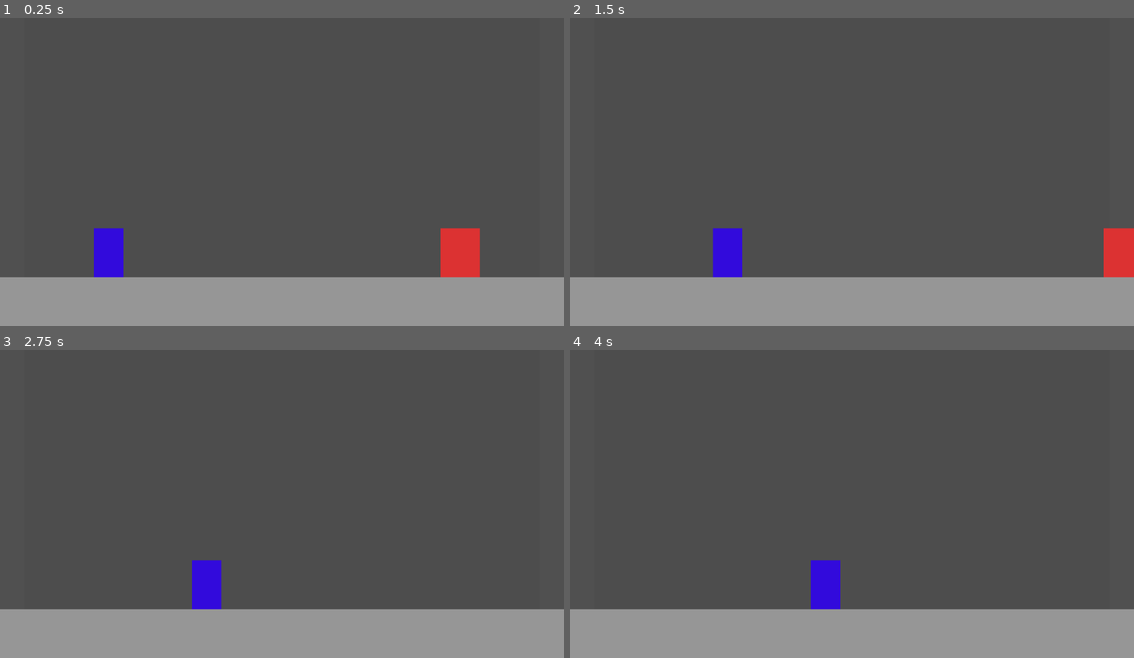
Above: before the commit, frames 1-4 (two rows, left to right).
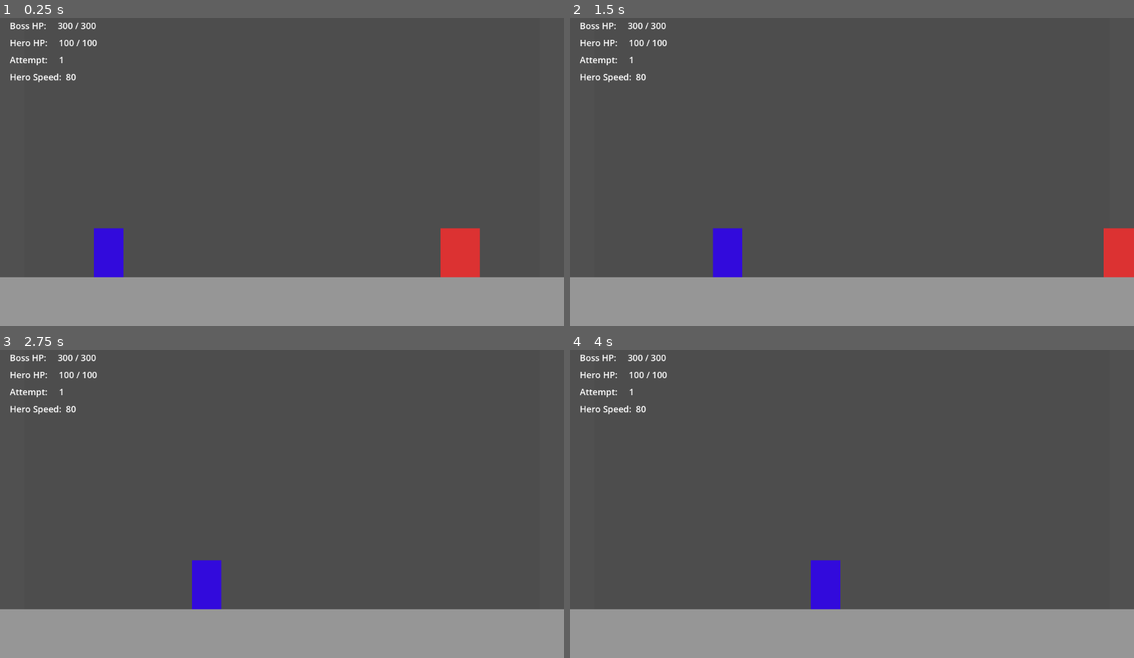
Above: after the commit, the same moments.

Repository: Mausinator08/project-anti-hero
Game: Godot game, scene res://scenes/main.tscn
Two runs of this game, one before a commit and one after it. Both use one fixed random seed, a clock stepped at 60 frames per second and the inputs below.
Inputs:
- Up to frame 1 (0.25 s): no input
- Up to frame 2 (1.5 s): hold D (move_right) from 0.53 s (still down); tap J (boss_light_attack) at 0.6, 1.35 s
- Up to frame 3 (2.75 s): release D (move_right) at 2.03 s; hold A (move_left) from 2.03 s (still down); tap J (boss_light_attack) at 2.1 s
- Up to frame 4 (4 s): release A (move_left) at 2.78 s; hold D (move_right) from 2.78 s (still down); tap J (boss_light_attack) at 2.85, 3.6 s

The runs differ from the first frame. In frame 1, 0.5% of the frame differs, in the area x 1-18%, y 1-21%; in frame 2, 0.5%; in frame 3, 0.5%; in frame 4, 0.5%.

Commit message:
phase 8 basic hud

Diff:
--- a/scenes/main.tscn
+++ b/scenes/main.tscn
@@ -105,3 +105,33 @@
 offset_right = 60.0
 offset_bottom = 70.0
 color = Color(0, 0.8627451, 1, 0.7058824)
+
+[node name="HUD" type="CanvasLayer" parent="." unique_id=755435700]
+
+[node name="BossHPLabel" type="Label" parent="HUD" unique_id=1819115607]
+offset_left = 20.0
+offset_top = 20.0
+offset_right = 320.0
+offset_bottom = 50.0
+theme_override_font_sizes/font_size = 18
+
+[node name="HeroHPLabel" type="Label" parent="HUD" unique_id=1330288796]
+offset_left = 20.0
+offset_top = 55.0
+offset_right = 320.0
+offset_bottom = 85.0
+theme_override_font_sizes/font_size = 18
+
+[node name="AttemptLabel" type="Label" parent="HUD" unique_id=87660320]
+offset_left = 20.0
+offset_top = 90.0
+offset_right = 320.0
+offset_bottom = 120.0
+theme_override_font_sizes/font_size = 18
+
+[node name="HeroSpeedLabel" type="Label" parent="HUD" unique_id=1190931110]
+offset_left = 20.0
+offset_top = 125.0
+offset_right = 320.0
+offset_bottom = 155.0
+theme_override_font_sizes/font_size = 18
--- a/scripts/GameManager.gd
+++ b/scripts/GameManager.gd
@@ -2,13 +2,29 @@
 
 var attempt_count: int = 0
 
-# Hero is a sibling of GameManager under Main
+# --- Node references ---
+# Hero and Boss are siblings of GameManager under Main
 @onready var hero = $"../Hero"
+@onready var boss = $"../Boss"
+
+# Labels live inside HUD, which is also a sibling under Main
+@onready var boss_hp_label: Label    = $"../HUD/BossHPLabel"
+@onready var hero_hp_label: Label    = $"../HUD/HeroHPLabel"
+@onready var attempt_label: Label    = $"../HUD/AttemptLabel"
+@onready var hero_speed_label: Label = $"../HUD/HeroSpeedLabel"
 
 func _ready() -> void:
-	# Subscribe to Hero's defeated signal
+	# Listen for Hero defeat
 	hero.defeated.connect(_on_hero_defeated)
-	print("GameManager ready. Attempt #1 | Speed: 80 | Max Health: 100")
+	print("GameManager ready. Hero begins attempt #1.")
+
+func _process(_delta: float) -> void:
+	# This runs every frame and keeps all four labels current
+	# No manual update calls needed anywhere else
+	boss_hp_label.text    = "Boss HP:     " + str(boss.health) + " / " + str(boss.MAX_HEALTH)
+	hero_hp_label.text    = "Hero HP:     " + str(hero.health) + " / " + str(hero.max_health)
+	attempt_label.text    = "Attempt:     " + str(attempt_count + 1)
+	hero_speed_label.text = "Hero Speed:  " + str(hero.move_speed)
 
 func _on_hero_defeated() -> void:
 	attempt_count += 1
@@ -16,13 +32,10 @@
 	respawn_hero()
 
 func respawn_hero() -> void:
-	# Wait 1 second before bringing the Hero back
 	await get_tree().create_timer(1.0).timeout
 
-	# Calculate scaled stats for this attempt
 	var new_max_health: int = 100 + (attempt_count * 10)
 	var new_move_speed: int = 80 + (attempt_count * 5)
 
-	# Pass both values into Hero's respawn function
 	hero.respawn(new_max_health, new_move_speed)
 	print("Attempt #", attempt_count + 1, " | Speed: ", new_move_speed, " | Max Health: ", new_max_health)
--- a/scripts/Hero.gd
+++ b/scripts/Hero.gd
@@ -25,13 +25,11 @@
 var attack_cooldown: float = 0.0
 
 # --- Node references ---
-# $"../Boss"  = go up to Main, then find the Boss node
-# $StrikeHitbox = direct child of this Hero node
 @onready var boss = $"../Boss"
 @onready var strike_hitbox: Area2D = $StrikeHitbox
 
 func _ready() -> void:
-	# Hitbox starts hidden and inactive — only turns on during an attack
+	# Hitbox starts hidden and inactive
 	strike_hitbox.monitoring = false
 	strike_hitbox.visible = false
 
@@ -52,15 +50,12 @@
 	var distance_to_boss: float = abs(boss.position.x - position.x)
 
 	if distance_to_boss > STOP_DISTANCE:
-		# Walk toward Boss
 		var direction: float = sign(boss.position.x - position.x)
 		velocity.x = direction * move_speed
 	else:
-		# In position — stop walking
 		velocity.x = 0
 
 	# --- AI Attack ---
-	# Trigger a strike when: close enough, cooldown expired, not mid-swing
 	if distance_to_boss <= ATTACK_RANGE and attack_cooldown <= 0.0 and not is_attacking:
 		perform_strike()
 
@@ -71,29 +66,24 @@
 	attack_cooldown = ATTACK_COOLDOWN_DURATION
 
 	# Place the hitbox on whichever side the Boss is on
-	# Hero visual is 60px wide starting at x=0
-	# Facing right: hitbox starts at right edge (x=60)
-	# Facing left:  hitbox ends at left edge (x=0), starts at x=-60
 	var direction_to_boss: float = sign(boss.position.x - position.x)
 	if direction_to_boss >= 0:
 		strike_hitbox.position = Vector2(60, 5)
 	else:
 		strike_hitbox.position = Vector2(-60, 5)
 
-	# Activate and show the hitbox
 	strike_hitbox.monitoring = true
 	strike_hitbox.visible = true
 
-	# Wait two physics frames so the engine registers who is inside
 	await get_tree().process_frame
 	await get_tree().process_frame
 
-	# Deal damage to anything inside the hitbox that has take_damage()
 	for body in strike_hitbox.get_overlapping_bodies():
+		if body == self:
+			continue  # Never damage yourself — skip Hero's own body
 		if body.has_method("take_damage"):
 			body.take_damage(ATTACK_DAMAGE)
 
-	# Keep hitbox visible briefly, then hide it
 	await get_tree().create_timer(0.2).timeout
 
 	strike_hitbox.monitoring = false
@@ -124,5 +114,5 @@
 	position = SPAWN_POSITION
 	velocity = Vector2.ZERO
 	is_dead = false
-	attack_cooldown = 0.0  # Reset so Hero can attack immediately after respawn
+	attack_cooldown = 0.0
 	print("Hero respawned! Health: ", health, " / ", max_health, " | Speed: ", move_speed)
